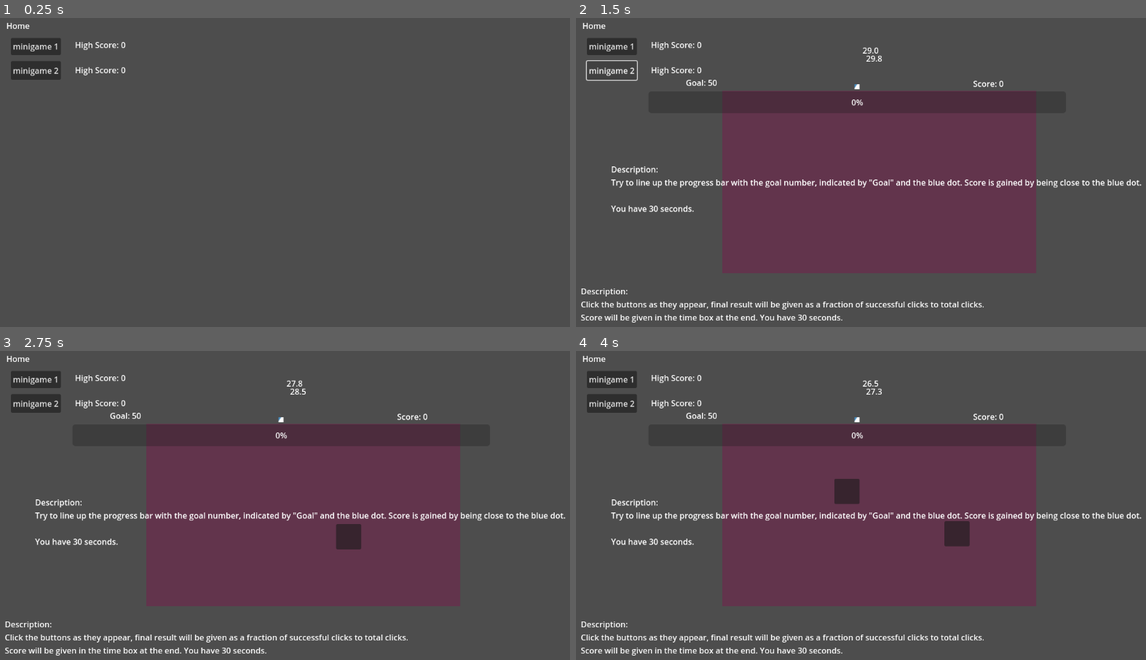
Above: before the commit, frames 1-4 (two rows, left to right).
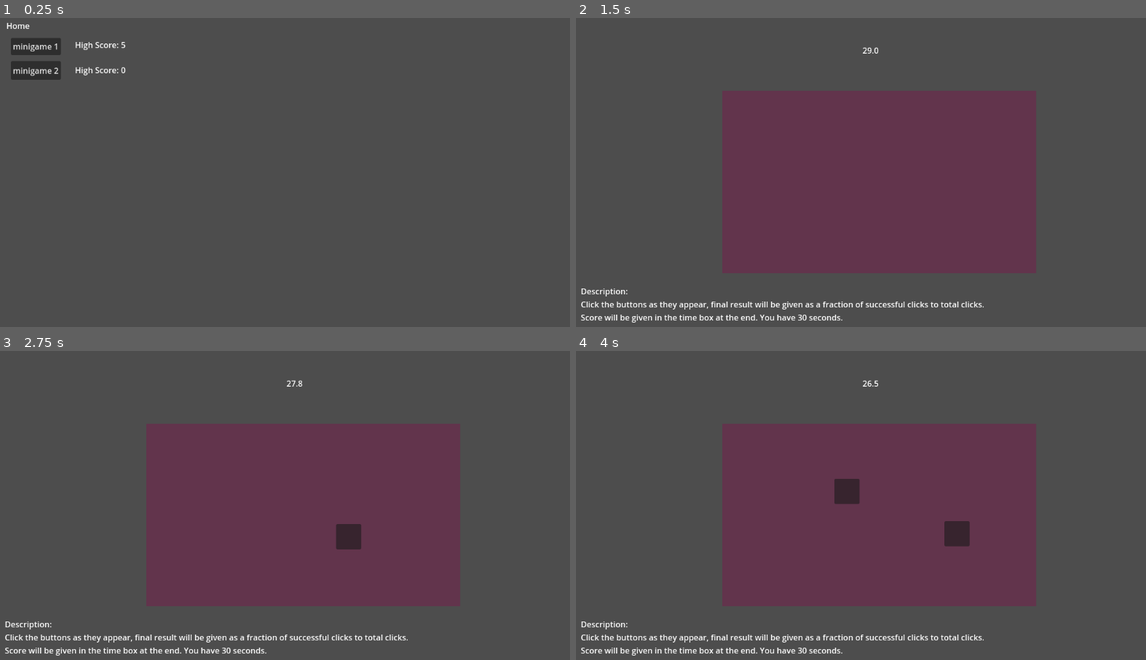
Above: after the commit, the same moments.

Repository: steagray/godot-minigame-collection
Game: Godot game, scene res://scenes/main.tscn
Two runs of this game, one before a commit and one after it. Both use one fixed random seed, a clock stepped at 60 frames per second and the inputs below. The engine's default icon, where the game draws it, is replaced by a stand-in: a white triangle on a blue panel in a dark square.
Inputs (mouse positions are in pixels of both pictures, inside the frame that each line leads up to):
- Up to frame 1 (0.25 s): no input
- Up to frame 2 (1.5 s): click "minigame 1" at 0.5 s; click (610, 70) at 1.25 s, where only the run before the commit has a clickable "minigame 2"
- Up to frame 3 (2.75 s): click (404, 511) at 2.02 s
- Up to frame 4 (4 s): click (923, 536) at 2.75 s; click (775, 542) at 3.52 s

The runs differ from the first frame. In frame 1, less than 0.1% of the frame differs, in the area x 21-22%, y 7-10%; in frame 2, 2.3%; in frame 3, 2.6%, in the area x 1-100%, y 1-63%; in frame 4, 2.6%.

Commit message:
high score update

Diff:
--- a/scenes/mainscenes/Minigame1.gd
+++ b/scenes/mainscenes/Minigame1.gd
@@ -10,9 +10,11 @@
 	$GameTime.timeout.connect(func():
 		$BubbleTimer.stop()
 		$Label.text = "GAME OVER"
-		await get_tree().create_timer(5).timeout
+		await get_tree().create_timer(3).timeout
 		$Label.text = "Your accuracy: " + str(score) + "/" + str(clicks)
-		await get_tree().create_timer(5).timeout
+		get_parent().hs_check(1, score)
+		await get_tree().create_timer(3).timeout
+		get_parent().emit_signal("ui_return")
 		queue_free())
 
 func _physics_process(delta):
--- a/scenes/mainscenes/home.gd
+++ b/scenes/mainscenes/home.gd
@@ -1,20 +1,37 @@
 extends Node2D
 
-var high_scores = [0, 0]
+var high_scores = [5, 0]
+
+signal ui_return
 
 func _ready():
 	$minigame1.pressed.connect(minigame1)
 	$minigame2.pressed.connect(minigame2)
+	ui_return.connect(func(): UI_vis(true))
 	load_scores()
+
+func hs_check(minigame, score):
+	if score > high_scores[minigame - 1]:
+		high_scores[minigame - 1] = score
+		update_scores()
+
+func UI_vis(ui_state):
+	for node in get_children():
+		node.visible = ui_state
+
+func update_scores():
 	var i = 1
 	for score in high_scores:
 		get_node("mg" + str(i) + "hs").text = "High Score: " + str(score)
+		i += 1
 
 func load_scores():
-	pass
+	update_scores()
 
 func minigame1():
-	get_parent().add_child(load("res://scenes/mainscenes/Minigame1.tscn").instantiate())
+	UI_vis(false)
+	add_child(load("res://scenes/mainscenes/Minigame1.tscn").instantiate())
 
 func minigame2():
-	get_parent().add_child(load("res://scenes/mainscenes/minigame2.tscn").instantiate())
+	UI_vis(false)
+	add_child(load("res://scenes/mainscenes/minigame2.tscn").instantiate())
--- a/scenes/mainscenes/minigame2.gd
+++ b/scenes/mainscenes/minigame2.gd
@@ -8,7 +8,8 @@
 	$Label.text = "Goal: " + str(goal)
 	$marker.position.x = $ProgressBar.position.x + ($ProgressBar.size.x * goal / 100)
 	$Timer.timeout.connect(func():
-
+		get_parent().hs_check(2, score)
+		get_parent().emit_signal("ui_return")
 		queue_free())
 
 func _physics_process(delta):
